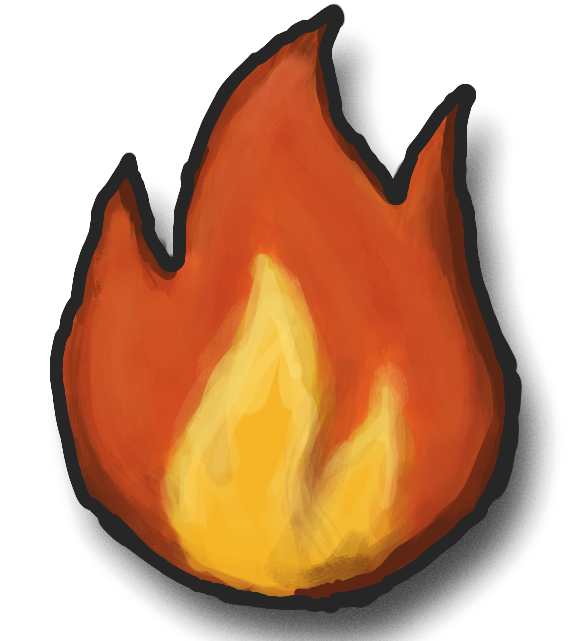
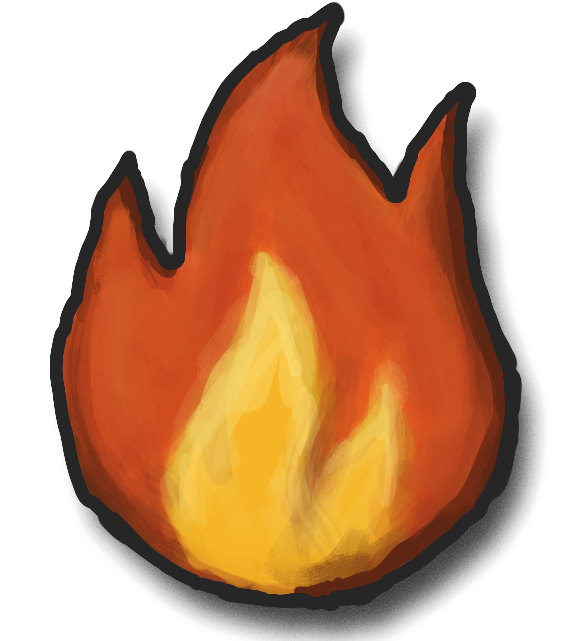
Layer changes from the first 574px x 641px image to the second:
painted on "Screenshot 2024-08-12 at 12.05.22.png" over [55, 7, 516, 607]
